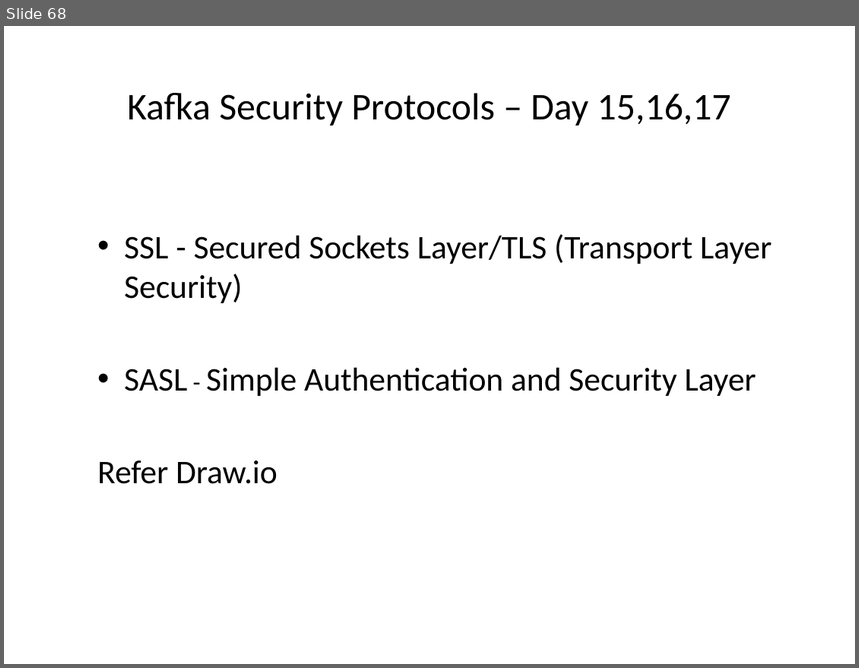
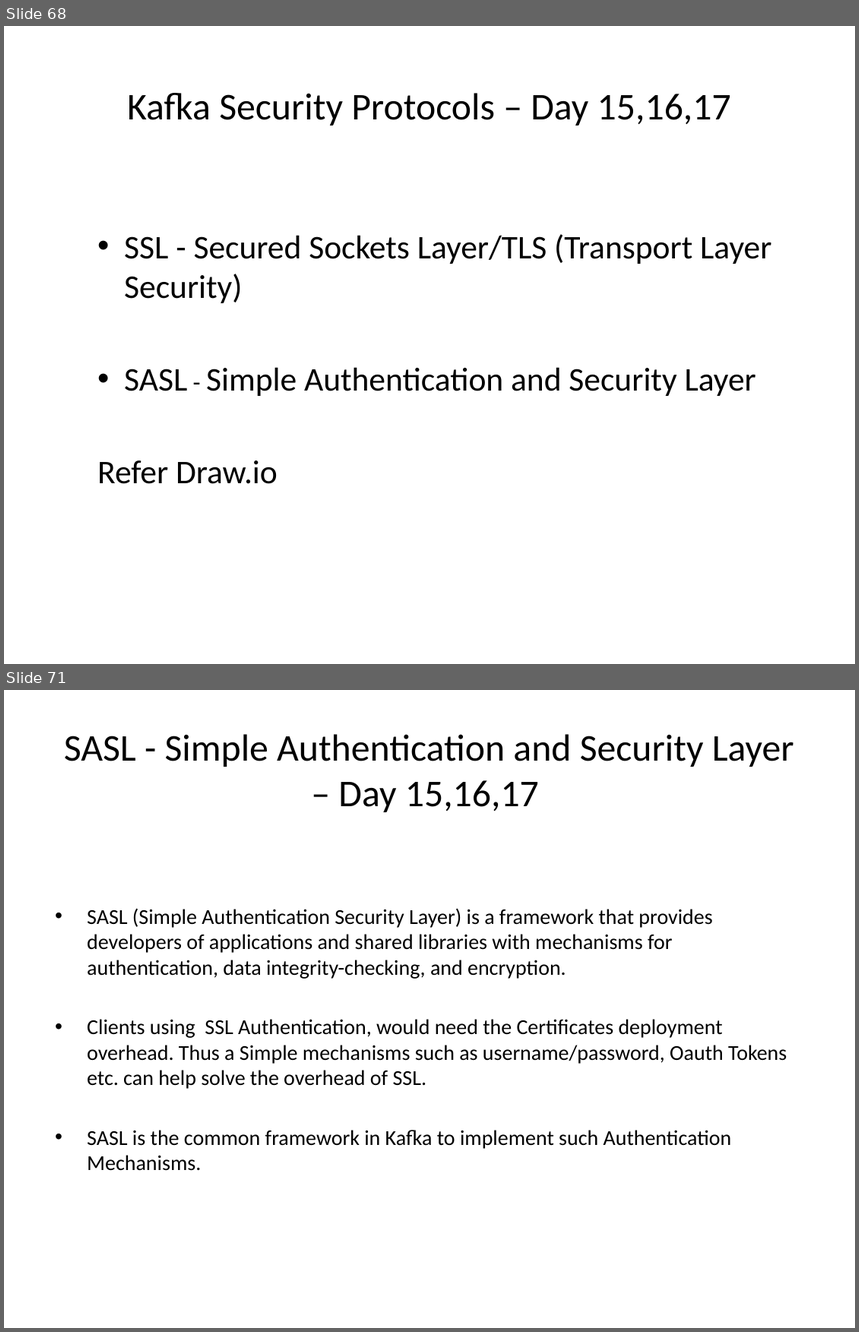
Before and after one commit to sreedharsingaraju/KafkaTutorials, a slide deck: PPT/Kafka-Teaching-Flow.pptx. Shown one above the other, each under a label of ours: slide 68 before the commit, slides 68 and 71 after it; the slides between them are not shown. The pictures are 859x668 and 859x1332 pixels, drawn with LibreOffice and Linux fonts; fonts in the diff are those of the drawing. Boxes give left, top, right and bottom in pixels: in the first picture for what was removed or moved away, otherwise in the second. Text is boxed around its words. In the diff, an @@ line names an element or a change of style, - is before the commit and + after.

```diff
--- a/PPT/Kafka-Teaching-Flow.pptx
+++ b/PPT/Kafka-Teaching-Flow.pptx
@@ slide 71 added at (4,690,855,1328), background #FFFFFF @@
@@ title added at (64,734,794,812), 32 pt, text #000000 @@
+  SASL - Simple Authentication and Security Layer – Day 15,16,17
@@ text added at (87,908,787,1171), 18 pt, text #000000 @@
+• SASL (Simple Authentication Security Layer) is a framework that provides developers of applications and shared libraries with mechanisms for authentication, data integrity-checking, and encryption.
+• Clients using SSL Authentication, would need the Certificates deployment overhead. Thus a Simple mechanisms such as username/password, Oauth Tokens etc. can help solve the overhead of SSL.
+• SASL is the common framework in Kafka to implement such Authentication Mechanisms.
```
Also in this commit, not shown: 3 slides changed, 3 other slides added, 2 other files.
